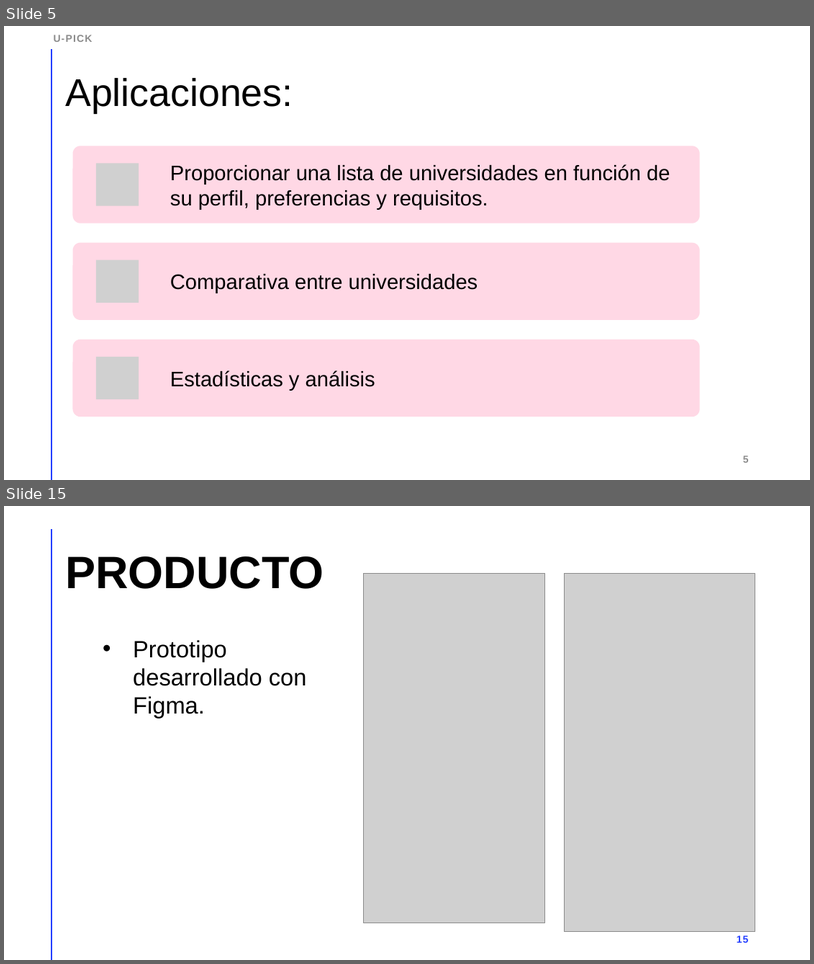
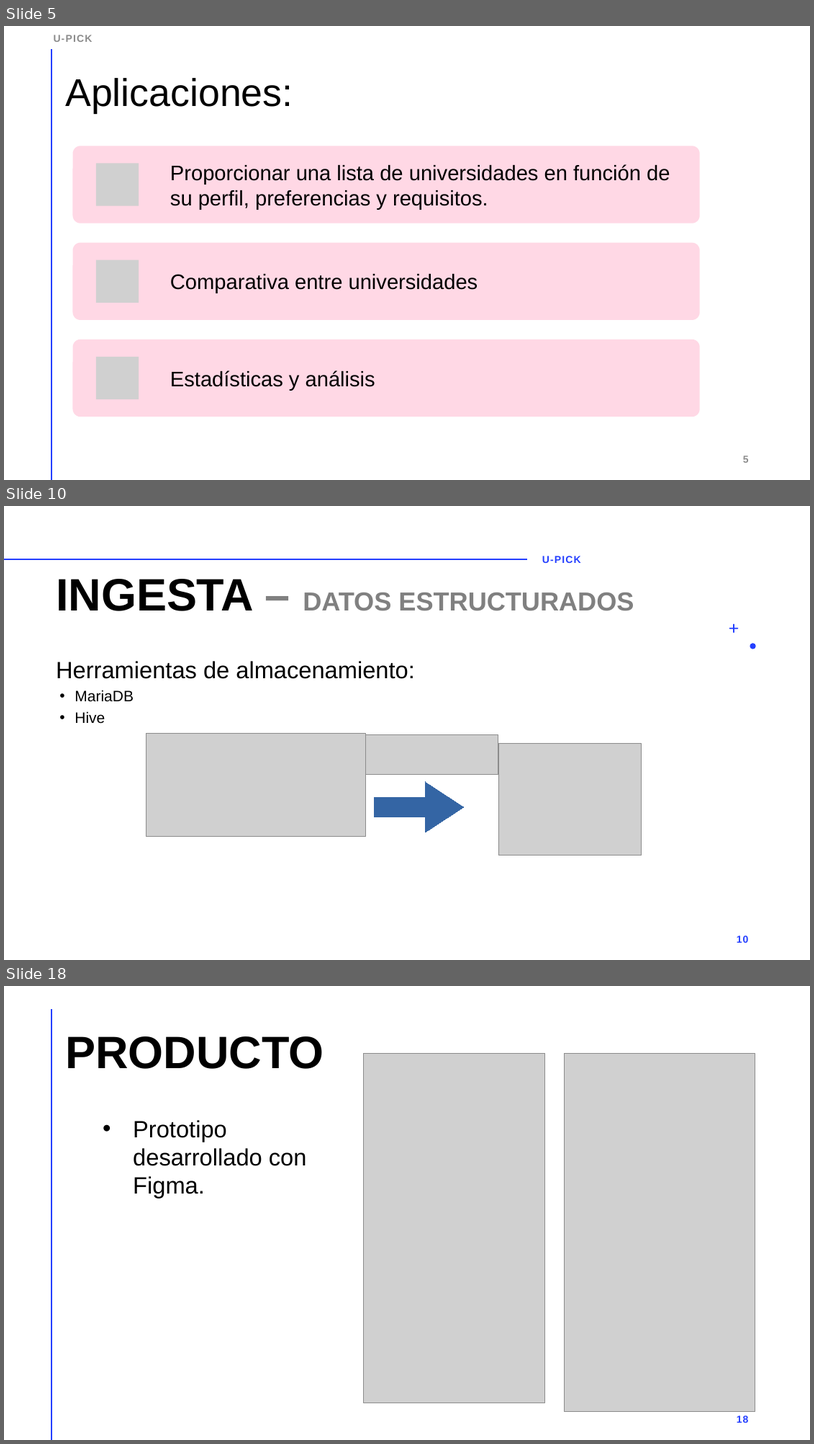
Before and after one commit to Dacarpe03/SIC_Big_Data_CDC, a slide deck: Entregas/U-pick.pptx. Shown one above the other, each under a label of ours: slides 5 and 15 before the commit, slides 5, 10 and 18 after it; the slides between them are not shown. The pictures are 814x964 and 814x1444 pixels, drawn with LibreOffice and Linux fonts; fonts in the diff are those of the drawing; grey boxes stand for pictures. Boxes give left, top, right and bottom in pixels: in the first picture for what was removed or moved away, otherwise in the second. Text is boxed around its words. In the diff, an @@ line names an element or a change of style, - is before the commit and + after.

```diff
--- a/Entregas/U-pick.pptx
+++ b/Entregas/U-pick.pptx
@@ slide 10 added at <box>4,506,810,960</box>, background #FFFFFF @@
@@ line added from (4, 559) to (527, 559), #FF9022 2 pt @@
@@ text added at <box>543,556,581,563</box>, 12 pt, text #243FFF, bold @@
+U-PICK
@@ title added at <box>56,579,634,611</box>, 31 pt, text #808080, bold @@
+INGESTA – DATOS ESTRUCTURADOS
@@ freeform shape added at <box>730,624,739,633</box>, fill #243FFF @@
@@ freeform shape added at <box>751,643,756,649</box>, fill #243FFF @@
@@ text added at <box>56,661,414,723</box>, 28 pt, text #000000 @@
+Herramientas de almacenamiento:
+• MariaDB
+• Hive
@@ picture added at <box>147,733,366,836</box> @@
@@ picture added at <box>336,735,499,774</box> @@
@@ picture added at <box>499,743,642,856</box> @@
@@ freeform shape added at <box>375,782,464,832</box>, fill #3465A4, outline #3465A4 0.75 pt @@
@@ page number added at <box>737,935,749,942</box>, 12 pt, text #243FFF, bold @@
+10
@@ what was slide 15 is now slide 18 @@
@@ page number at <box>737,1415,749,1422</box>: text changed @@
-15
+18
```
Also in this commit, not shown: 7 slides changed, 6 other slides added, 4 slides removed.
